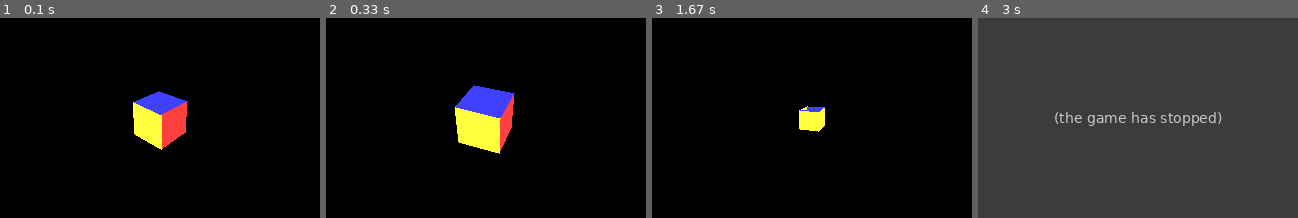
Above: before the commit, frames 1-4 (left to right).
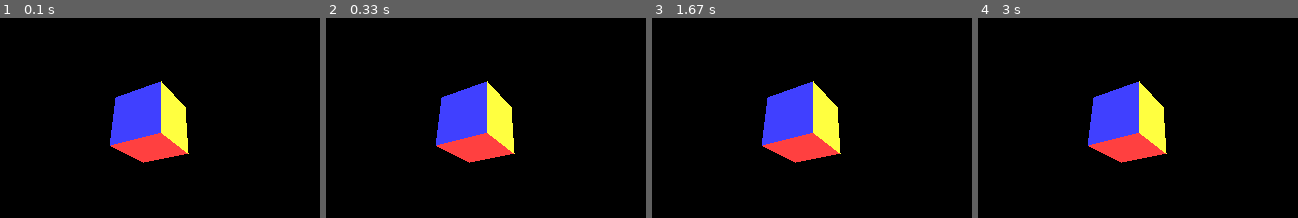
Above: after the commit, the same moments.

Repository: mooinglemur/2RX16
Game: pygame game, started from scripts/pygame-3d-scene.py
Two runs of this game, one before a commit and one after it. Both use one fixed random seed, a clock stepped at 60 frames per second and the inputs below.
Inputs:
- Up to frame 1 (0.1 s): no input
- Up to frame 2 (0.33 s): no input
- Up to frame 3 (1.67 s): no input
- Up to frame 4 (3 s): no input

The runs differ from the first frame. In frame 1, 7.0% of the frame differs, in the area x 34-60%, y 31-73%; in frame 2, 6.4%; in frame 3, 7.2%; in frame 4, 100%, in the area x 0-100%, y 0-100%.
Before the commit the program exited at 1.67 s; later frames show no game.

Commit message:
in the middle of testing

Diff:
--- a/scripts/pygame-3d-scene.py
+++ b/scripts/pygame-3d-scene.py
@@ -57,7 +57,7 @@
 # Set up the display
 screen_width, screen_height = 320, 200
 screen = pygame.display.set_mode((screen_width, screen_height))
-pygame.display.set_caption("Tetrakis Hexahedron")
+pygame.display.set_caption("3D Scene")
 
 
 
@@ -75,10 +75,14 @@
 
     # In Blender do:
     #  - File->Export->Wavefront (obj)
+    #  - Forward Axis: Y
+    #  - Upward Axis: Z
     #  - Select: Normals, Triangulated Mesh, Materials (Export)
     #  - TODO: also export Animation
 
-    obj_file = open('assets/3d_scene/test_cube' + str(frame_nr) + '.obj', 'r')
+    # obj_file = open('assets/3d_scene/test_cube.obj', 'r')
+    obj_file = open('assets/3d_scene/test_cube_straight.obj', 'r')
+    # obj_file = open('assets/3d_scene/test_cube' + str(frame_nr) + '.obj', 'r')
     # obj_file = open('assets/3d_scene/test_cube1.obj', 'r')
     # obj_file = open('assets/3d_scene/test_cube50.obj', 'r')
     lines = obj_file.readlines()
@@ -245,8 +249,8 @@
 # FIXME: is this correct? Why is z POSITIVE for all vertices, even though the camera should be looking at NEGATIVE z?
 # FIXME: is this correct? Why is z POSITIVE for all vertices, even though the camera should be looking at NEGATIVE z?
 # FIXME: is this correct? Why is z POSITIVE for all vertices, even though the camera should be looking at NEGATIVE z?
-    new_forward = target # target - pos (0,0,0) - Note: this is already NORMALIZED!
-#    new_forward = np.negative(target) # target - pos (0,0,0) - Note: this is already NORMALIZED!
+#    new_forward = target # target - pos (0,0,0) - Note: this is already NORMALIZED!
+    new_forward = np.negative(target) # target - pos (0,0,0) - Note: this is already NORMALIZED!
 
     up_dot_forward = np.dot(np.array(up), np.array(new_forward))
     a = np.array(new_forward) * up_dot_forward
@@ -347,6 +351,9 @@
     rotated_vertices = []
     unscaled_rotated_vertices = []
     zees = []
+
+
+    # Projection of the vertices of the visible faces
     for vertex in vertices:
         #x, y, z = vertex
         x = vertex[0]
@@ -361,7 +368,8 @@
 # FIXME: what should we do here?
 # FIXME: what should we do here?
         #z_ratio = (1-camera[2]) / (new_z + camera[2]) # camera position
-        z_ratio = 1/new_z
+# FIXME: -z??
+        z_ratio = 1/-new_z
 
 # FIXME: both SIDES of the CUBE dont look STRAIGHT (zoomed in)! There is something WRONG!
 # FIXME: both SIDES of the CUBE dont look STRAIGHT (zoomed in)! There is something WRONG!
@@ -378,8 +386,26 @@
         zees.append(z_proj)
         unscaled_rotated_vertices.append((new_x, new_y, new_z))
 
-
-    sorted_faces = sorted(faces, key=face_sorter, reverse=False)
+    # We calculate the sum of z for every face
+    '''
+    for face in faces:
+        face_vertex_indices = face['vertex_indices']
+
+        vertex1 = vertices[face_vertex_indices[0]]
+        vertex2 = vertices[face_vertex_indices[1]]
+        vertex3 = vertices[face_vertex_indices[2]]
+
+        sum_of_z = vertex1[2] + vertex2[2] + vertex3[2]
+
+        face['sum_of_z']
+       '''
+
+
+
+
+
+# FIXME: should we reverse here?
+    sorted_faces = sorted(faces, key=face_sorter, reverse=True)
 
     visible_faces = []
     visible_polys = []
@@ -400,7 +426,8 @@
             visible_faces.append(face)
             visible_polys.append(fc)
 
-    sorted_visible_faces = sorted(visible_faces, key=face_sorter, reverse=True)
+# FIXME: should we reverse here?
+    sorted_visible_faces = sorted(visible_faces, key=face_sorter, reverse=False)
 
     for face in sorted_visible_faces:
 
@@ -444,6 +471,10 @@
             y_flipped_vertices.append(y_flipped_vertex)
 
         pygame.draw.polygon(screen, colors[color_idx], [y_flipped_vertices[i] for i in face_vertex_indices], 0)
+        #pygame.draw.polygon(screen, colors[color_idx], [rotated_vertices[i] for i in face_vertex_indices], 0)
+
+        continue
+
         # Triangle type (bit 0 is X high bit)
         #  $00 - two part, change X1
         #  $40 - two part, change X2
@@ -735,7 +766,8 @@
 
     transform_objects_into_view_space(camera_info, objects)
 
-    # print(objects)
+    #print(objects)
+    #exit()
 
     # FIXME: this is a temporary workaround. We should get all objects but the camera here!
     vertices = objects['Cube']['vertices']
@@ -748,7 +780,7 @@
 
     pygame.display.flip()
 
-    frame_nr += 1
+#    frame_nr += 1
 
     if frame_nr > max_frame_nr:
         running = False
Not shown, added: assets/3d_scene/test_cube.mtl
Not shown, added: assets/3d_scene/test_cube.obj
Not shown, added: assets/3d_scene/test_cube_straight.mtl
Not shown, added: assets/3d_scene/test_cube_straight.obj
Not shown, added: assets/3d_scene/test_cube_straight.blend
Not shown, added: assets/3d_scene/test_cube_straight.blend1
